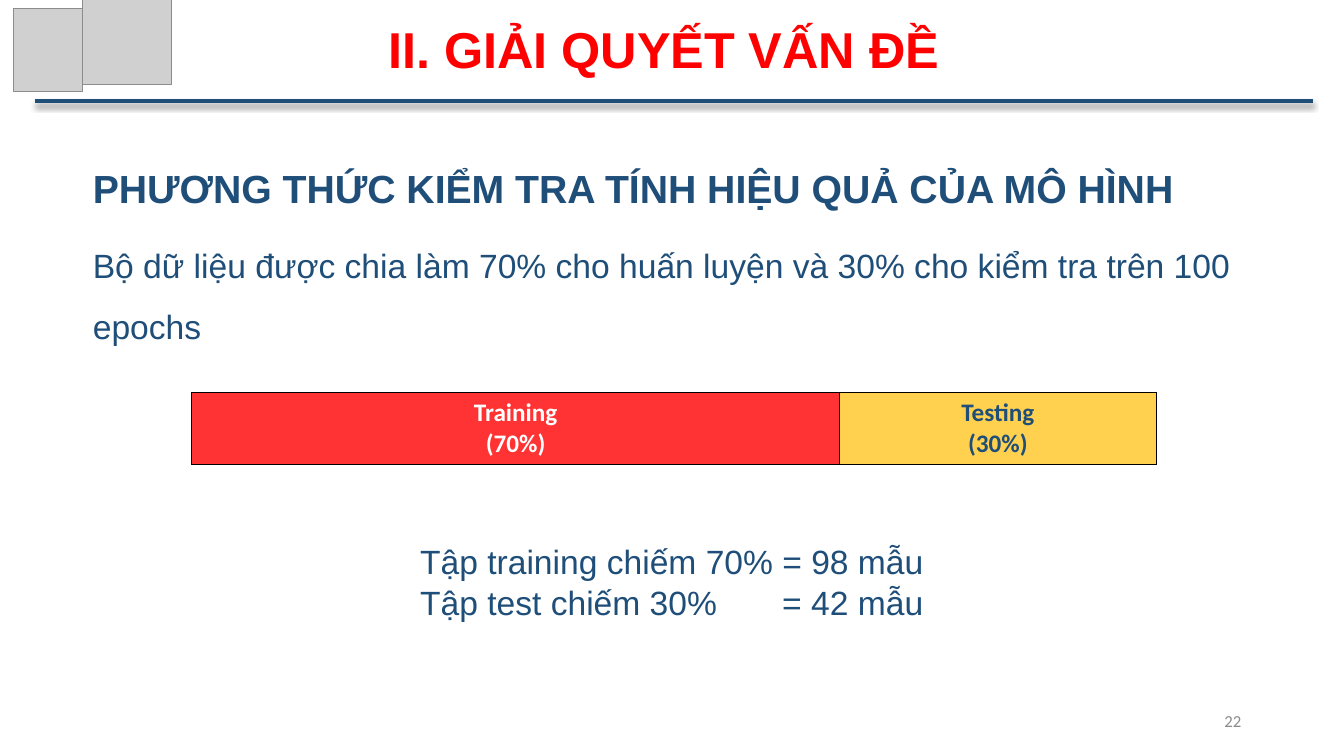
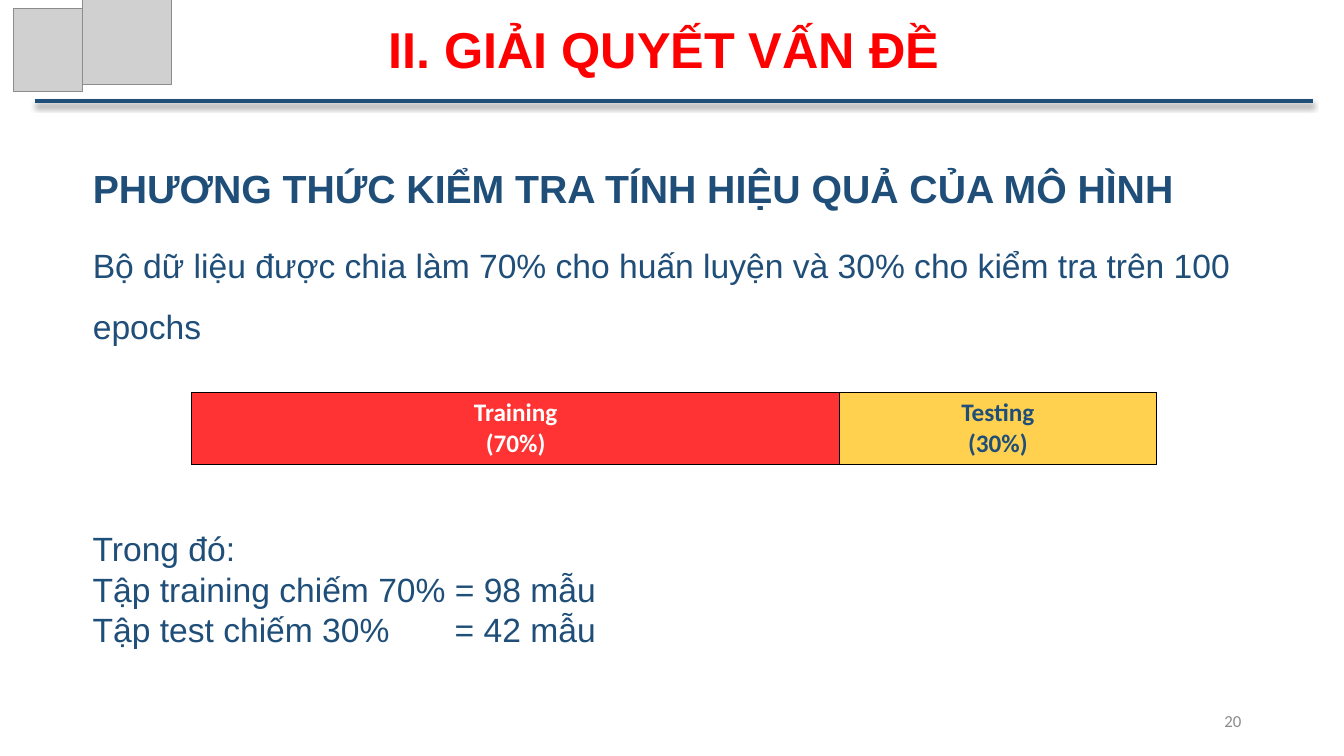
Before and after one commit to ThuTrongNguyen/Thesis, a slide deck: slide 20 of SlideBaoCao_NguyenTrongThu.pptx (slide 22 before the commit). Drawn at 1344x756 pixels with LibreOffice and Linux fonts; fonts in the diff are those of the drawing; grey boxes stand for pictures. Boxes give left, top, right and bottom in pixels: in the first picture for what was removed or moved away, otherwise in the second. Text is boxed around its words. In the diff, an @@ line names an element or a change of style, - is before the commit and + after.

```diff
--- a/SlideBaoCao_NguyenTrongThu.pptx
+++ b/SlideBaoCao_NguyenTrongThu.pptx
@@ text "Trong đó:": place and size @@
-text "Trong đó:" at bbox=[420, 547, 923, 622]
+text "Trong đó:" at bbox=[93, 536, 595, 649]
@@ text at bbox=[93, 536, 235, 568]: paragraph added @@
+Trong đó:
@@ page number at bbox=[1224, 716, 1241, 727]: text changed @@
-22
+20
```
Also in this commit, not shown: 13 other slides changed, 7 slides added.
